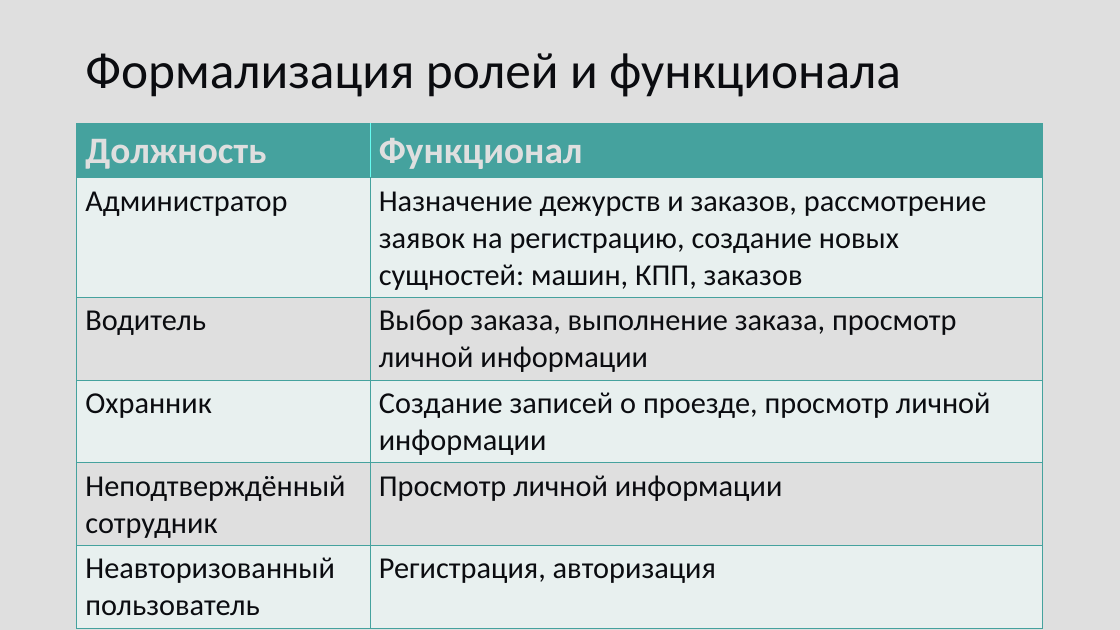
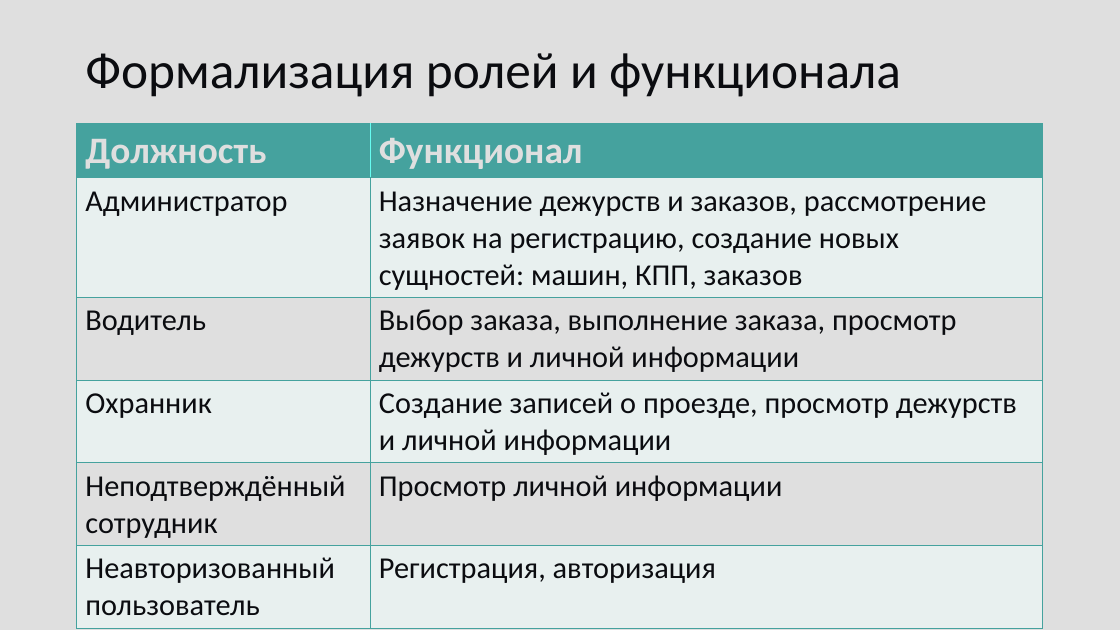
Before and after one commit to fairay/CourseDataBase, a slide deck: slide 4 of docs/presentation.pptx. Drawn at 1120x630 pixels with LibreOffice and Linux fonts; fonts in the diff are those of the drawing. Boxes give left, top, right and bottom in pixels: in the first picture for what was removed or moved away, otherwise in the second. Text is boxed around its words. In the diff, an @@ line names an element or a change of style, - is before the commit and + after.

```diff
--- a/docs/presentation.pptx
+++ b/docs/presentation.pptx
@@ table at bbox=[77, 124, 1044, 620] @@
-row 3, column 2: Выбор заказа, выполнение заказа, просмотр личной информации
+row 3, column 2: Выбор заказа, выполнение заказа, просмотр дежурств и личной информации
-row 4, column 2: Создание записей о проезде, просмотр личной информации
+row 4, column 2: Создание записей о проезде, просмотр дежурств и личной информации
```
Also in this commit, not shown: 4 other slides changed, 17 other files.
